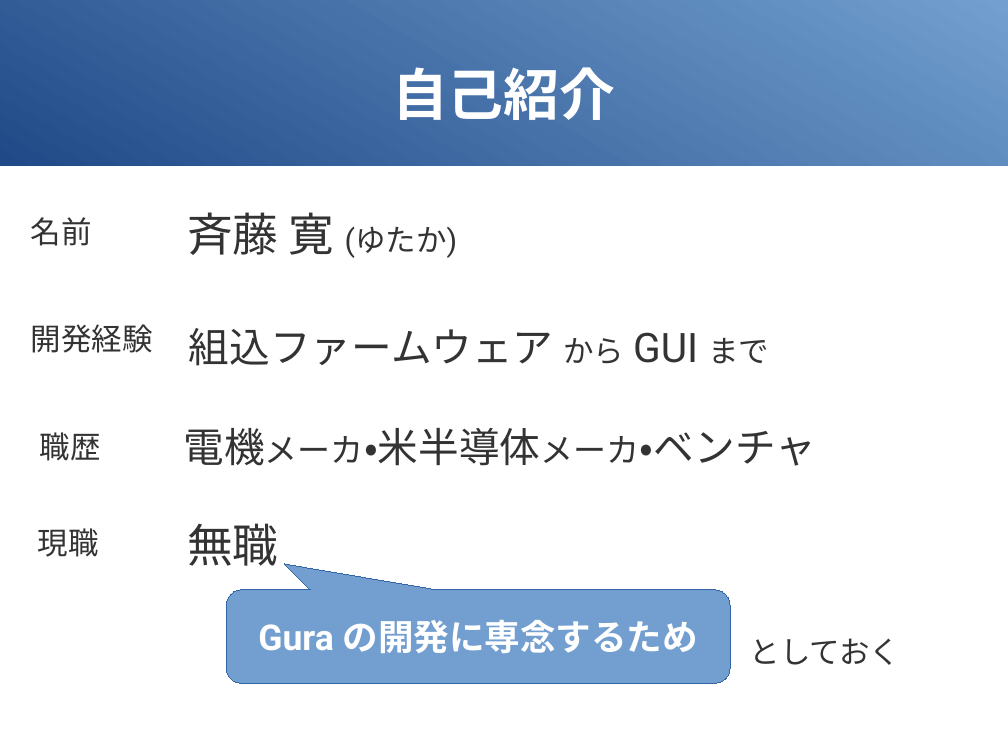
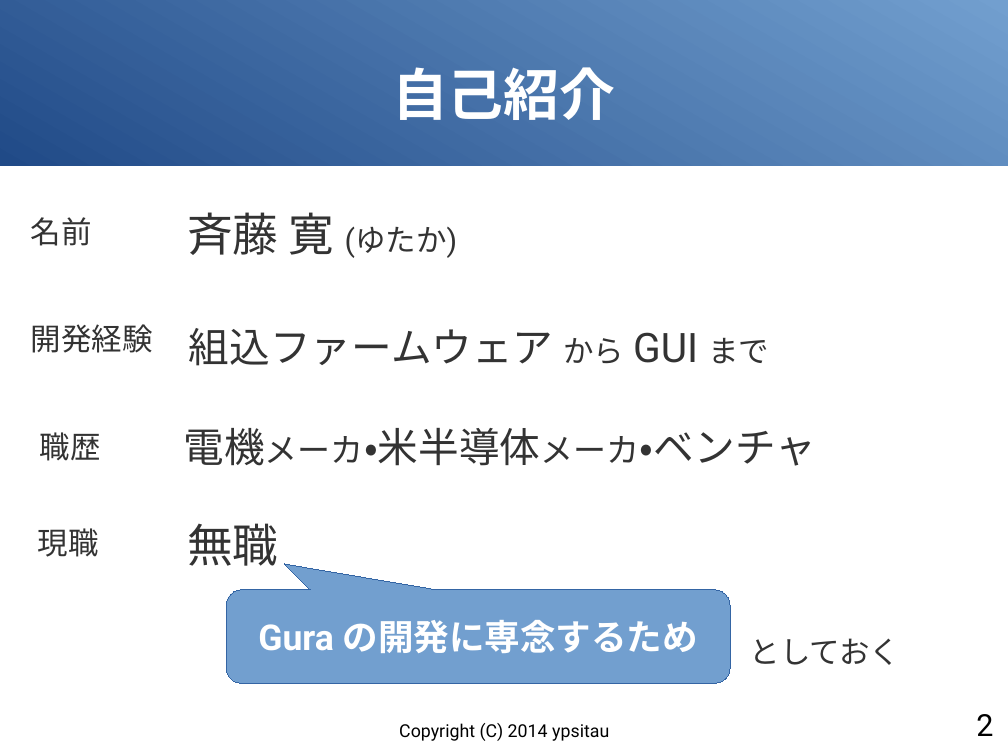
Before and after one commit to gura-lang/gura-doc, a slide deck: slide 2 of presentation/gura-introduction.odp. Drawn at 1008x756 pixels with LibreOffice and Linux fonts; fonts in the diff are those of the drawing. Boxes give left, top, right and bottom in pixels: in the first picture for what was removed or moved away, otherwise in the second. Text is boxed around its words. In the diff, an @@ line names an element or a change of style, - is before the commit and + after.

```diff
--- a/presentation/gura-introduction.odp
+++ b/presentation/gura-introduction.odp
@@ page number added at (976,714,993,736), 24 pt, text #000000 @@
+2
@@ text added at (399,723,609,741), 14 pt, text #000000 @@
+Copyright (C) 2014 ypsitau
```
Also in this commit, not shown: 7 other slides changed.
